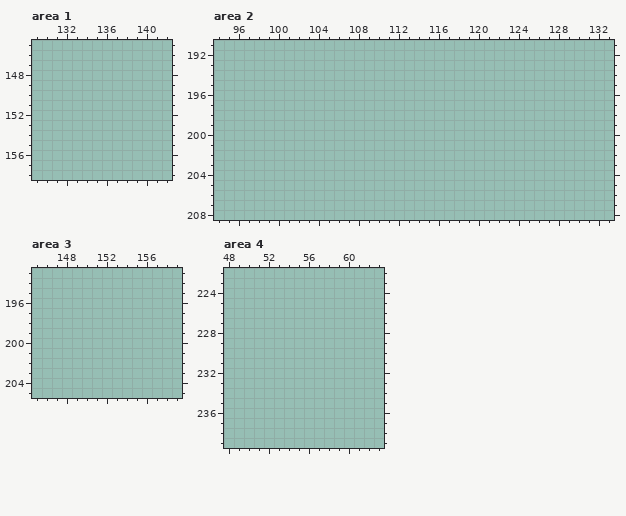
Two versions of one pixel-art file, game/assets/images/sketch.ase. The first picture shows the starting point.
300x300 pixels, 1 frame. Colours within 5 levels of each other are drawn and written as one. Shown: area 1: x 129..142, y 145..158; area 2: x 94..133, y 191..208; area 3: x 145..159, y 193..205; area 4: x 48..63, y 222..239. The commit also changed other parts of the picture, which this record leaves out.
Palette (. is transparent): 
And afterwards:
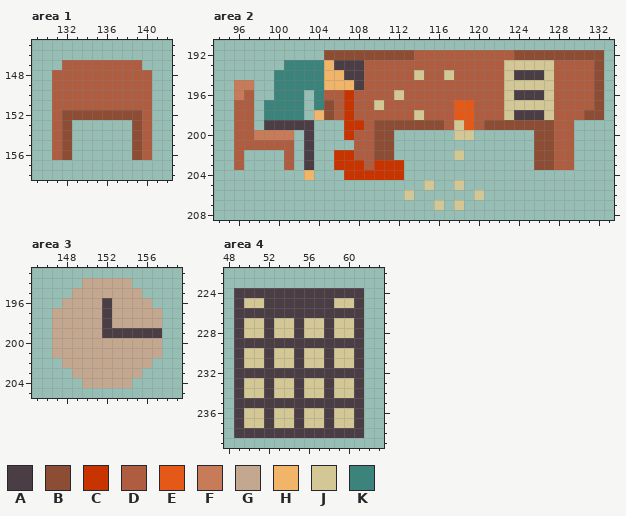
Colours new in this view: A #4b3d44  B #8d4d35  C #c83400  D #ae5d40  E #e45918  F #c77b58  G #c4a78f  H #f0b568  J #d3c795  K #3b837b
From old to new:
Area 1:
y 147: x 132..139 ........ -> DDDDDDDD
y 148..151: x 131..140 .......... -> DDDDDDDDDD
y 152: x 131..140 .......... -> DBBBBBBBBD
y 153..156: x 131..132 .. -> DB; x 139..140 .. -> BD
Area 2:
y 192: x 105..132 ............................ -> BBBBBBBBBDDDDDDDDDDBBBBBBBBB
y 193: x 101..132 ................................ -> KKKKHAAADDDDDDDDDDDDDDJJJJJDDDDB
y 194: x 100..132 ................................. -> KKKKKHHAADDDDDJDDJDDDDDJAAAJDDDDB
y 195: x 96..97 .. -> FF; x 100..132 ................................. -> KKKKKHHHADDDDDDDDDDDDDDJJJJJDDDDB
y 196: x 96..97 .. -> FD; x 100..102 ... -> KKK; x 104..132 ............................. -> KDDCDDDDJDDDDDDDDDDJAAAJDDDDB
y 197: x 96..97 .. -> DD; x 99..102 .... -> KKKK; x 104..132 ............................. -> KBDCDDJDDDDDDDEEDDDJJJJJDDDDB
y 198: x 96..97 .. -> DD; x 99..102 .... -> KKKK; x 104..132 ............................. -> HBDCDDDDDDJDDDEEDDDJAAAJDDDBB
y 199: x 96..97 .. -> DD; x 99..103 ..... -> AAAAA; x 107..129 ....................... -> CCDBBBBBBBDJEDBBBBBBBDD
y 200: x 96..101 ...... -> DDFFFF; x 103 . -> A; x 107..111 ..... -> CDDBB; x 118..119 .. -> JJ; x 126..129 .... -> BBDD
y 201: x 96..101 ...... -> DDDDDD; x 103 . -> A; x 108..111 .... -> DDBB; x 126..129 .... -> BBDD
y 202: x 96 . -> D; x 101 . -> D; x 103 . -> A; x 106..111 ...... -> CCDDBB; x 118 . -> J; x 126..129 .... -> BBDD
y 203: x 96 . -> D; x 101 . -> D; x 103 . -> A; x 106..112 ....... -> CCCDCCC; x 126..129 .... -> BBDD
y 204: x 103 . -> H; x 107..112 ...... -> CCCCCC
y 205: x 115 . -> J; x 118 . -> J
y 206: x 113 . -> J; x 120 . -> J
y 207: x 116 . -> J; x 118 . -> J
Area 3:
y 194: x 150..154 ..... -> GGGGG
y 195: x 149..155 ....... -> GGGGGGG
y 196: x 148..156 ......... -> GGGGAGGGG
y 197..198: x 147..157 ........... -> GGGGGAGGGGG
y 199: x 147..157 ........... -> GGGGGAAAAAA
y 200..201: x 147..157 ........... -> GGGGGGGGGGG
y 202: x 148..156 ......... -> GGGGGGGGG
y 203: x 149..155 ....... -> GGGGGGG
y 204: x 150..154 ..... -> GGGGG
Area 4:
y 224: x 49..61 ............. -> AAAAAAAAAAAAA
y 225: x 49..61 ............. -> AJJAAAAAAAJJA
y 226: x 49..61 ............. -> AAAAAAAAAAAAA
y 227..228: x 49..61 ............. -> AJJAJJAJJAJJA
y 229: x 49..61 ............. -> AAAAAAAAAAAAA
y 230..231: x 49..61 ............. -> AJJAJJAJJAJJA
y 232: x 49..61 ............. -> AAAAAAAAAAAAA
y 233..234: x 49..61 ............. -> AJJAJJAJJAJJA
y 235: x 49..61 ............. -> AAAAAAAAAAAAA
y 236..237: x 49..61 ............. -> AJJAJJAJJAJJA
y 238: x 49..61 ............. -> AAAAAAAAAAAAA
Pixel boxes of the changes (left, top, right, bottom) in both pictures:
added: (52, 60, 152, 160)
added: (234, 50, 604, 210)
added: (52, 278, 162, 388)
added: (234, 288, 364, 438)
